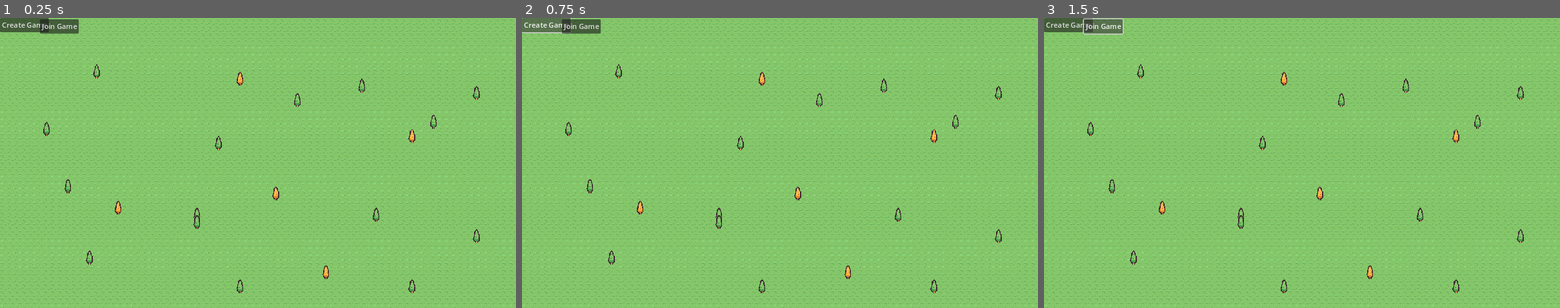
Above: before the commit, frames 1-3 (left to right).
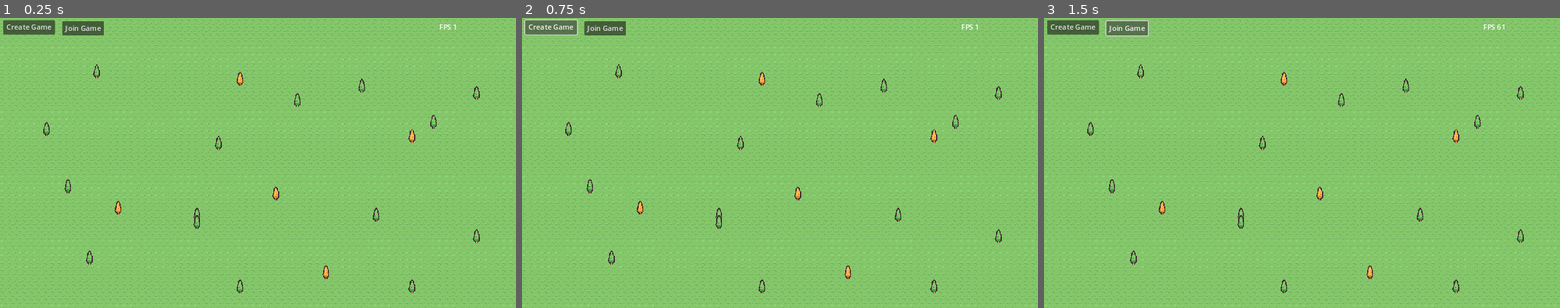
Above: after the commit, the same moments.

Repository: groveeee/godot-multiplayer
Game: Godot game, scene res://src/Main.tscn
The game is run twice, just before and just after one commit, with the same random seed, the same clock (stepped at 60 frames per second) and the same inputs.
Inputs:
- Up to frame 1 (0.25 s): no input
- Up to frame 2 (0.75 s): click "Create Game" at 0.5 s
- Up to frame 3 (1.5 s): click "Join Game" at 1.25 s

The runs differ from the first frame. In frame 1, 0.8% of the frame differs, in the area x 0-89%, y 0-6%; in frame 2, 0.8%; in frame 3, 0.8%, in the area x 0-90%, y 0-7%.

Commit message:
add:显示FPS

Diff:
--- a/src/Main.tscn
+++ b/src/Main.tscn
@@ -23,19 +23,35 @@
 
 [node name="CreateGameServerButton" type="Button" parent="UI/Control"]
 layout_mode = 0
-offset_right = 8.0
-offset_bottom = 8.0
+offset_left = 7.0
+offset_top = 5.0
+offset_right = 123.0
+offset_bottom = 36.0
 focus_mode = 1
 text = "CREATE GAME"
 
 [node name="JoinGameServerButton" type="Button" parent="UI/Control"]
 layout_mode = 0
-offset_left = 89.0
-offset_top = 3.0
-offset_right = 161.0
-offset_bottom = 34.0
+offset_left = 139.0
+offset_top = 7.0
+offset_right = 232.0
+offset_bottom = 38.0
 focus_mode = 1
 text = "JOIN GAME"
+
+[node name="NetworkLatencyLabel" type="Label" parent="UI/Control"]
+layout_mode = 0
+offset_left = 1077.0
+offset_top = 7.0
+offset_right = 1141.0
+offset_bottom = 30.0
+
+[node name="FPSLabel" type="Label" parent="UI/Control"]
+layout_mode = 0
+offset_left = 980.0
+offset_top = 8.0
+offset_right = 1020.0
+offset_bottom = 31.0
 
 [node name="MultiplayerSpawnerPlayers" type="MultiplayerSpawner" parent="."]
 _spawnable_scenes = PackedStringArray("res://src/players/player.tscn")
--- a/src/main.gd
+++ b/src/main.gd
@@ -9,6 +9,8 @@
 @onready var enemys: Node = $Enemys
 @onready var create_game_server_button: Button = $UI/Control/CreateGameServerButton
 @onready var join_game_server_button: Button = $UI/Control/JoinGameServerButton
+@onready var network_latency_label: Label = $UI/Control/NetworkLatencyLabel
+@onready var fps_label: Label = $UI/Control/FPSLabel
 
 
 func _ready() -> void:
@@ -16,6 +18,9 @@
 	# 设置游戏语言为英文
 #	TranslationServer.set_locale("ja")
 
+func _process(delta: float) -> void:
+	# 显示FPS
+	fps_label.text="FPS %s" % Engine.get_frames_per_second()
 
 # 创建游戏服务器
 func _on_create_game_server_button_button_down() -> void:
@@ -26,6 +31,9 @@
 		return
 	else:
 		print("创建服务器成功")
+	# 删除延迟标签(服务器不需要延迟检测)
+	network_latency_label.queue_free()
+	# 取消按钮的焦点
 	create_game_server_button.focus_mode=Control.FOCUS_NONE
 	join_game_server_button.focus_mode=Control.FOCUS_NONE
 	# 绑定服务器
@@ -45,7 +53,6 @@
 		enemys.add_child(orc)
 	# 作为服务端 监听玩家加入事件
 	multiplayer.peer_connected.connect(_on_peer_connected)
-
 
 func add_player(id: int) -> void:
 	print("开始添加玩家"+str(id))
@@ -72,5 +79,6 @@
 		print("加入服务器失败")
 		return
 	multiplayer.multiplayer_peer = peer
+	# 取消按钮的焦点
 	create_game_server_button.focus_mode=Control.FOCUS_NONE
 	join_game_server_button.focus_mode=Control.FOCUS_NONE
